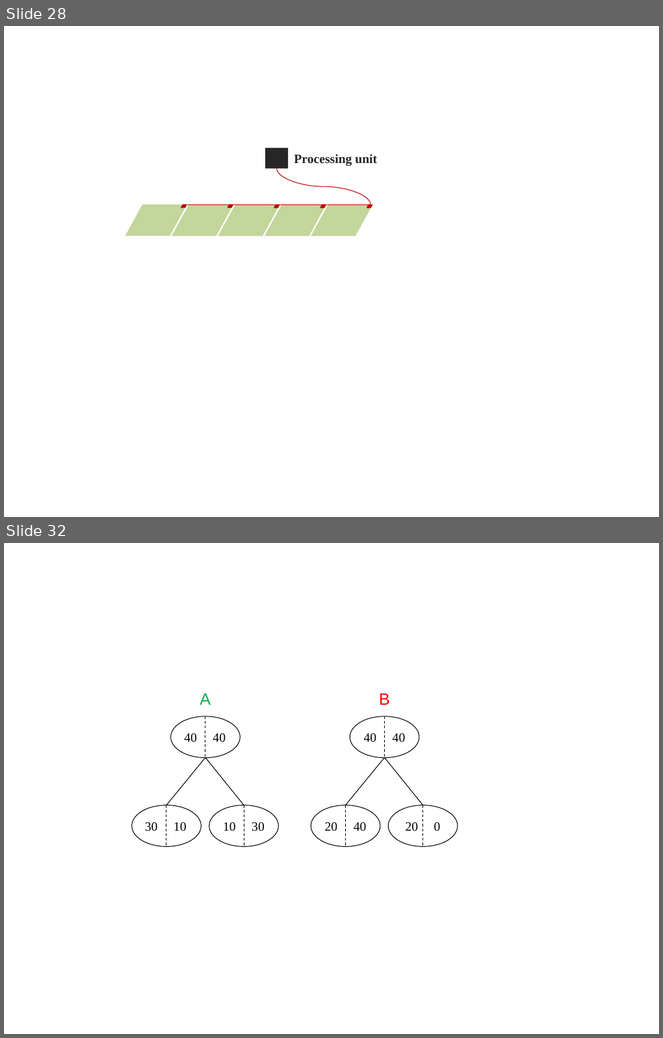
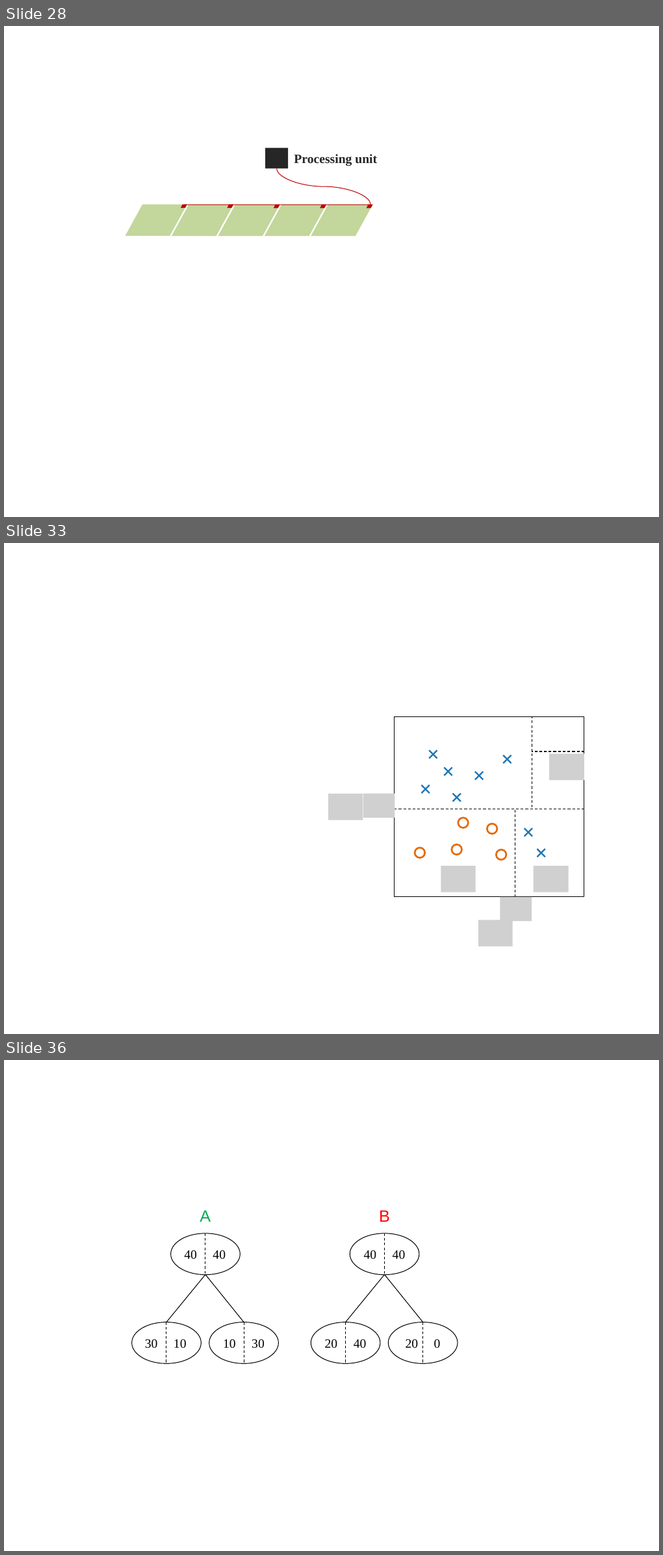
Before and after one commit to lminvielle/soutenance, a slide deck: images/ppt/schemas.pptx. Shown one above the other, each under a label of ours: slides 28 and 32 before the commit, slides 28, 33 and 36 after it; the slides between them are not shown. The pictures are 663x1038 and 663x1555 pixels, drawn with LibreOffice and Linux fonts; fonts in the diff are those of the drawing; grey boxes stand for pictures. Boxes give left, top, right and bottom in pixels: in the first picture for what was removed or moved away, otherwise in the second. Text is boxed around its words. In the diff, an @@ line names an element or a change of style, - is before the commit and + after.

```diff
--- a/images/ppt/schemas.pptx
+++ b/images/ppt/schemas.pptx
@@ slide 33 added at box(4, 543, 659, 1034), background #FFFFFF @@
@@ line added from (394, 717) to (394, 897), #000000 0.75 pt @@
@@ line added from (584, 717) to (394, 717), #000000 0.75 pt @@
@@ line added from (532, 808) to (532, 717), #000000 0.75 pt dashed @@
@@ line added from (584, 717) to (584, 897), #000000 0.75 pt @@
@@ cross added at box(425, 746, 441, 763), fill #1F77B4 @@
@@ cross added at box(499, 752, 515, 767), fill #1F77B4 @@
@@ line added from (584, 752) to (532, 752), #000000 0.75 pt dashed @@
@@ picture added at box(549, 754, 584, 780) @@
@@ cross added at box(440, 764, 456, 780), fill #1F77B4 @@
@@ cross added at box(472, 769, 488, 784), fill #1F77B4 @@
@@ picture added at box(328, 794, 363, 820) @@
@@ picture added at box(363, 794, 395, 818) @@
@@ cross added at box(418, 782, 434, 797), fill #1F77B4 @@
@@ cross added at box(449, 790, 466, 806), fill #1F77B4 @@
@@ line added from (394, 809) to (584, 809), #000000 0.75 pt dashed @@
@@ line added from (516, 897) to (516, 809), #000000 0.75 pt dashed @@
@@ donut added at box(458, 817, 469, 828), fill #E46C0A @@
@@ donut added at box(486, 823, 498, 835), fill #E46C0A @@
@@ cross added at box(521, 824, 537, 841), fill #1F77B4 @@
@@ donut added at box(414, 847, 426, 859), fill #E46C0A @@
@@ donut added at box(451, 844, 463, 856), fill #E46C0A @@
@@ donut added at box(495, 849, 507, 861), fill #E46C0A @@
@@ cross added at box(533, 846, 549, 861), fill #1F77B4 @@
@@ picture added at box(441, 866, 476, 892) @@
@@ picture added at box(533, 866, 568, 892) @@
@@ line added from (584, 897) to (394, 897), #000000 0.75 pt @@
@@ picture added at box(500, 897, 531, 922) @@
@@ picture added at box(478, 921, 512, 947) @@
@@ what was slide 32 is now slide 36 @@
```
Also in this commit, not shown: 3 slides changed, 3 other slides added, 12 other files.
